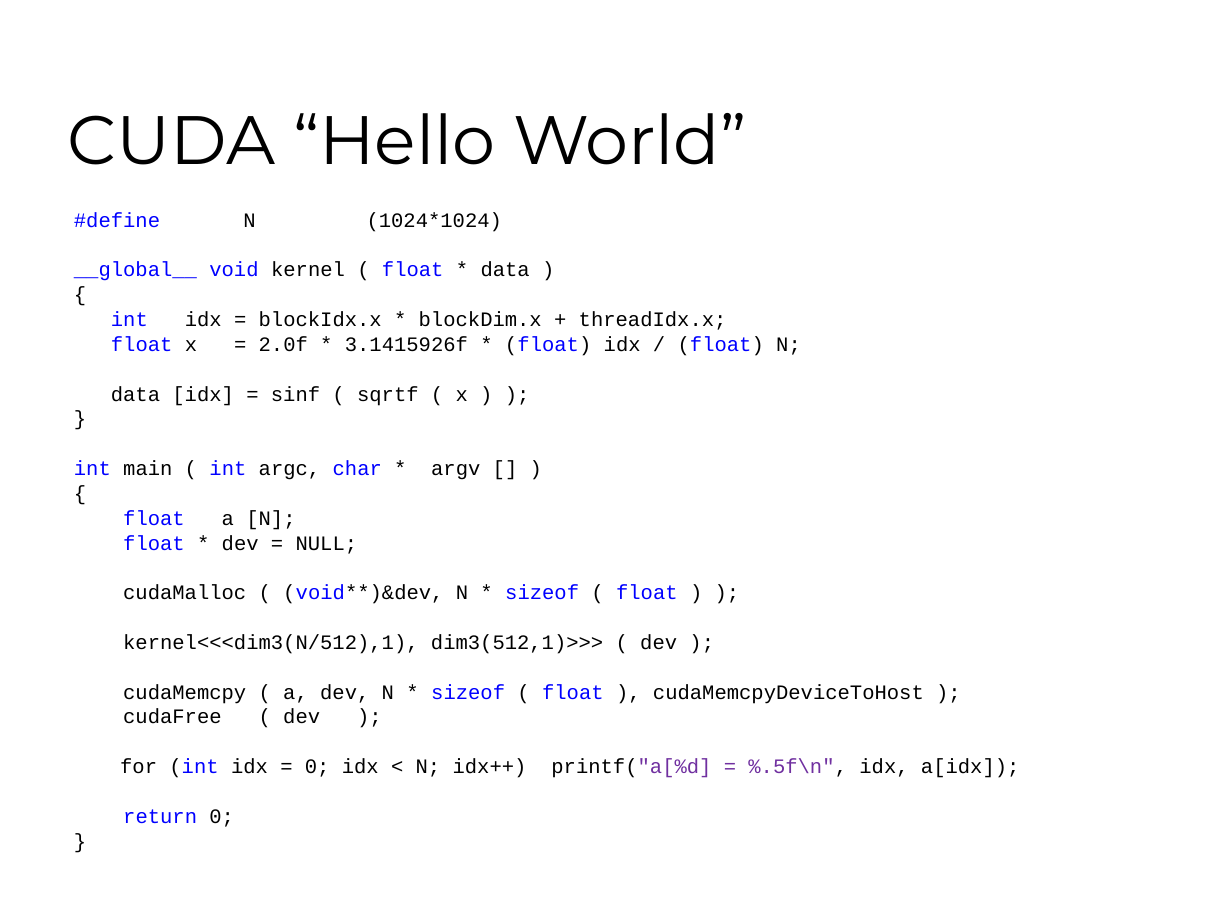
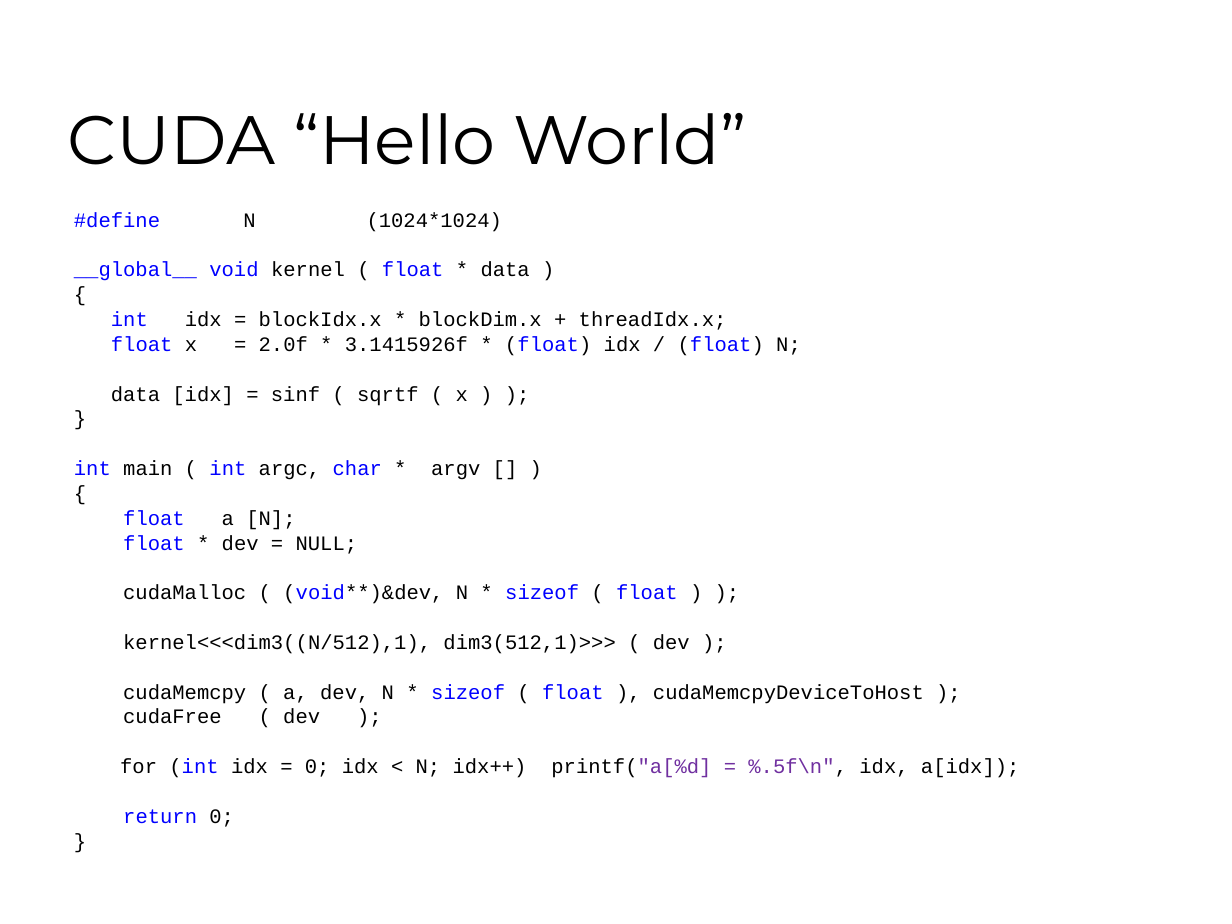
Before and after one commit to 7633/msu-cuda-course, a slide deck: slide 20 of Lectures/L1 24022009/Lection-1.ppt. Drawn at 1232x924 pixels with LibreOffice and Linux fonts; fonts in the diff are those of the drawing; background and template pictures are left out. Boxes give left, top, right and bottom in pixels: in the first picture for what was removed or moved away, otherwise in the second. Text is boxed around its words. In the diff, an @@ line names an element or a change of style, - is before the commit and + after.

```diff
--- a/Lectures/L1 24022009/Lection-1.ppt
+++ b/Lectures/L1 24022009/Lection-1.ppt
@@ text at [123, 634, 690, 654]: text changed @@
-kernel<<<dim3(N/512),1), dim3(512,1)>>> ( dev );
+kernel<<<dim3((N/512),1), dim3(512,1)>>> ( dev );
```
Also in this commit, not shown: 2 other slides changed.
